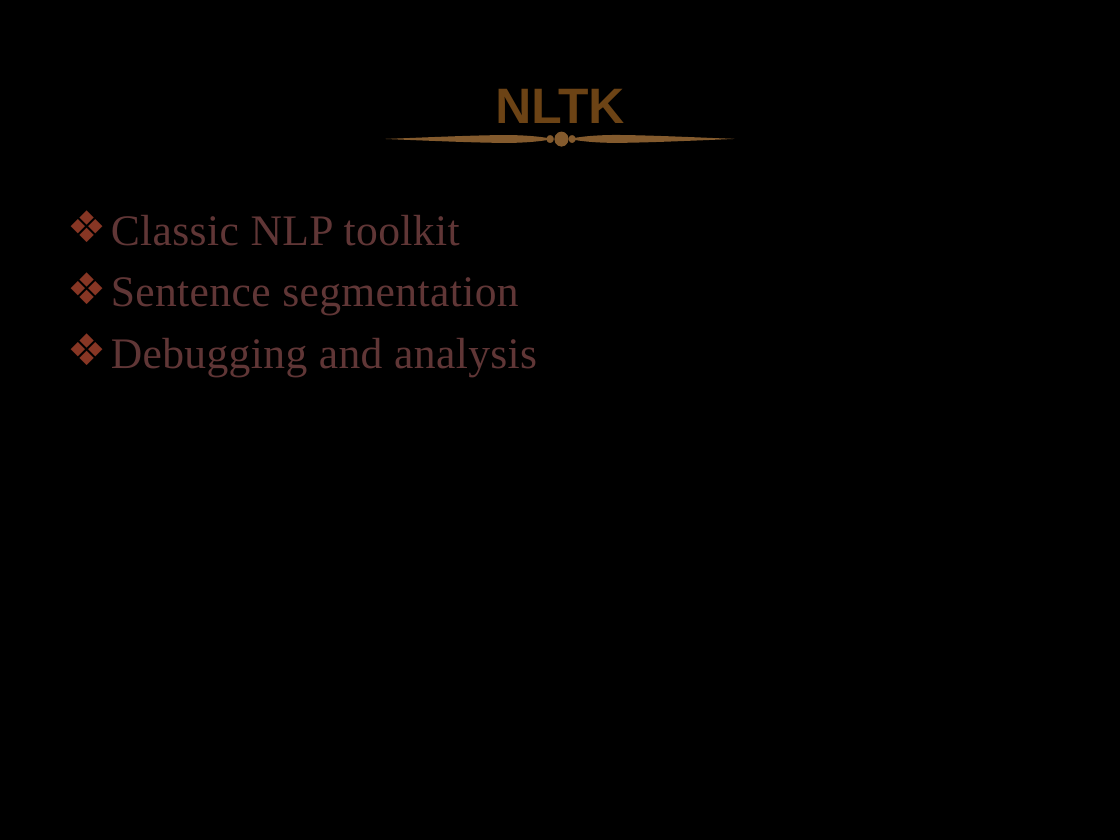
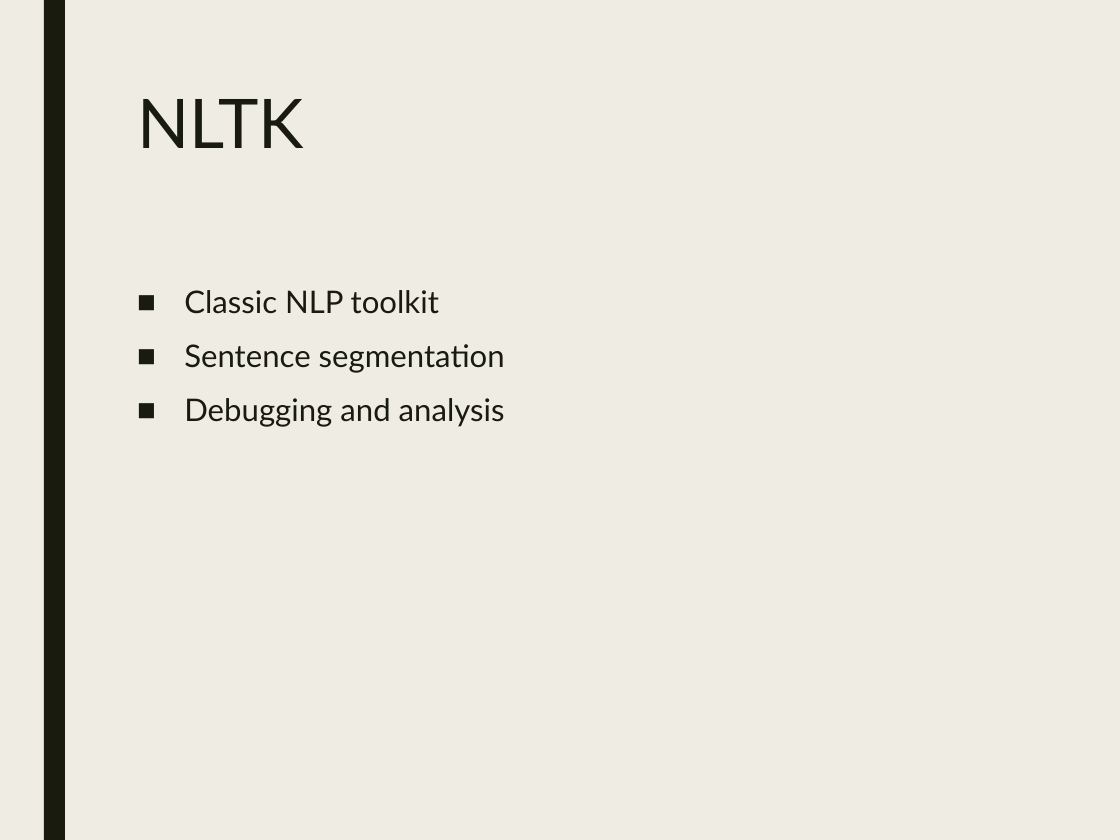
Before and after one commit to popescumadalin0/question-system, a slide deck: slide 9 of QA_BERT_Presentation.pptx (slide 6 before the commit). Drawn at 1120x840 pixels with LibreOffice and Linux fonts; fonts in the diff are those of the drawing; background and template pictures are left out. Boxes give left, top, right and bottom in pixels: in the first picture for what was removed or moved away, otherwise in the second. Text is boxed around its words. In the diff, an @@ line names an element or a change of style, - is before the commit and + after.

```diff
--- a/QA_BERT_Presentation.pptx
+++ b/QA_BERT_Presentation.pptx
@@ background picture (left out) to #EFEDE3 @@
@@ rectangle added at bbox=[44, 0, 65, 840], fill #191B0E @@
@@ title "NLTK": place and size @@
-title "NLTK" at bbox=[495, 89, 624, 133]
+title "NLTK" at bbox=[137, 99, 304, 148]
@@ title "NLTK" at bbox=[137, 99, 304, 148]: size 32 to 44 pt, font Arial to Lato, text colour #6C4315 to #191B0E, bold off; alignment centre to left; line spacing 1 to 0.89; less space between paragraphs; vertical alignment middle to top @@
@@ group removed at bbox=[385, 131, 734, 146]: 4 freeform shapes, 3 ellipses @@
@@ text "Classic NLP toolkit": place and size @@
-text "Classic NLP toolkit" at bbox=[111, 215, 537, 377]
+text "Classic NLP toolkit" at bbox=[184, 290, 505, 427]
@@ text "Classic NLP toolkit" at bbox=[184, 290, 505, 427]: size 28 to 20 pt, font Times New Roman to Lato, text colour #603636 to #191B0E, letter spacing 0.3 to 0 pt; bullet ❖ to ■; line spacing 1 to 0.94; more space between paragraphs @@
```
Also in this commit, not shown: 8 other slides changed, 8 slides added, 1 slide removed, 1 other file.
